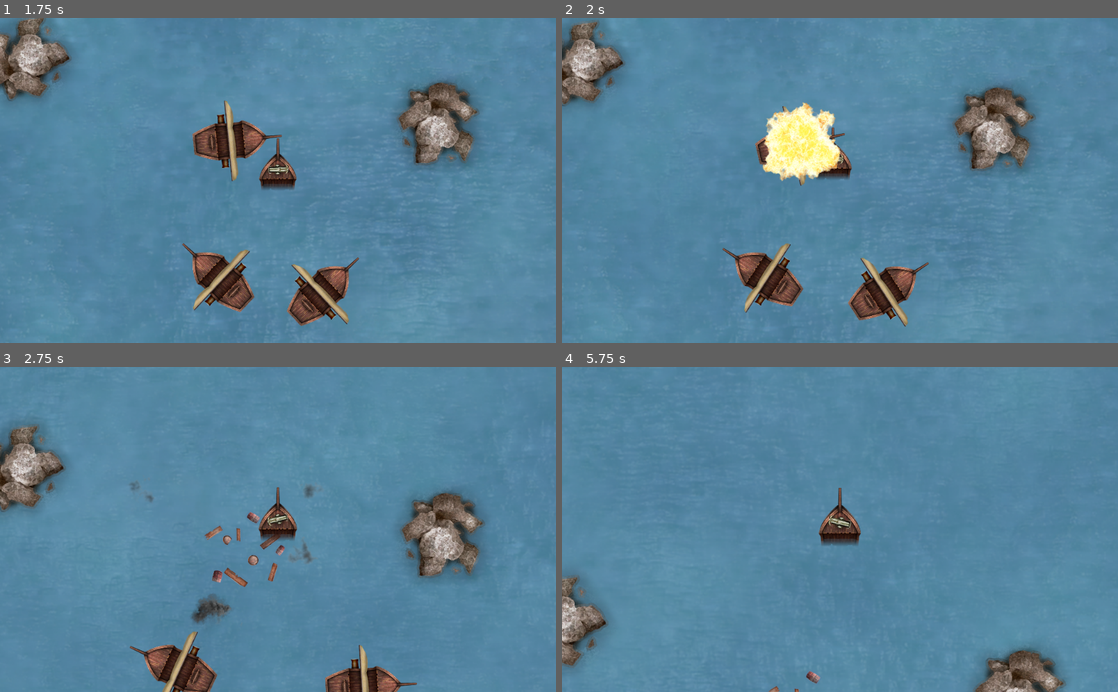
Above: before the commit, frames 1-4 (two rows, left to right).
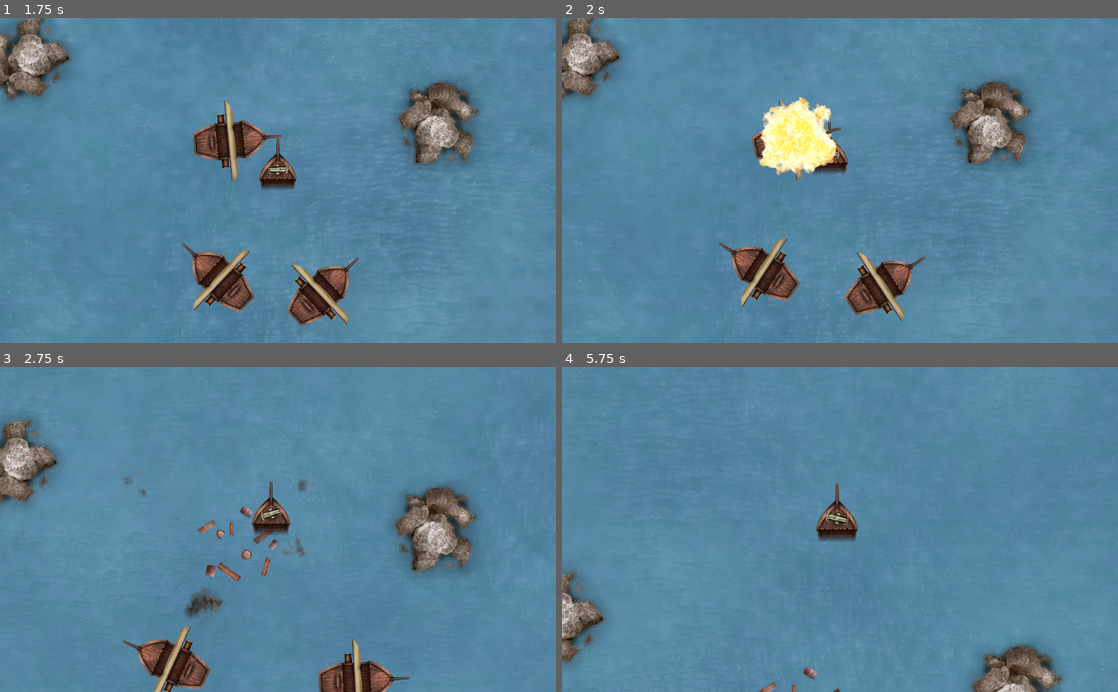
Above: after the commit, the same moments.

Repository: HedgeLizards/grappling
Game: Godot game, scene res://scenes/Menu.tscn
Same seed, same stepped clock (60 frames per second), same inputs: the game is played once before the commit and once after it. Sound files missing from this copy of the repository are replaced by a short silence.
Inputs (mouse positions are in pixels of both pictures, inside the frame that each line leads up to):
- Up to frame 1 (1.75 s): click "Yarrr!" at 0.5 s; move the mouse to (400, 164) at 1.27 s; hold D (right) from 1.28 s (still down); tap X (slow) at 1.35 s; click (400, 164) at 1.42 s
- Up to frame 2 (2 s): keep holding D (right)
- Up to frame 3 (2.75 s): move the mouse to (166, 545) at 2.02 s; release D (right) at 2.03 s; hold Down (down) from 2.03 s (still down); tap X (slow) at 2.1 s; click (166, 545) at 2.17 s
- Up to frame 4 (5.75 s): move the mouse to (895, 458) at 2.77 s; release Down (down) at 2.78 s; hold D (right) 2.78-3.53 s; tap X (slow) every 0.75 s from 2.85 to 5.1 s; click (895, 458) at 2.92 s; move the mouse to (812, 594) at 3.52 s; hold W (up) 3.53-4.28 s; click (812, 594) at 3.67 s; move the mouse to (1006, 578) at 4.27 s; hold A (left) from 4.28 s (still down); click (1006, 578) at 4.42 s; move the mouse to (673, 480) at 5.02 s; click (673, 480) at 5.17 s

Frame 1 is identical in both runs. In frame 2, 8.9% of the frame differs, in the area x 0-95%, y 0-99%; in frame 3, 9.5%, in the area x 0-88%, y 15-100%; in frame 4, 3.0%.

Commit message:
Add camera shake to bullet hits and scale the intensity with zoom level

Diff:
--- a/project.godot
+++ b/project.godot
@@ -10,7 +10,7 @@
 
 [application]
 
-config/name="Grapplinghook"
+config/name="Ship Happens"
 run/main_scene="res://scenes/Menu.tscn"
 
 [autoload]
--- a/scripts/Bullet.gd
+++ b/scripts/Bullet.gd
@@ -18,6 +18,7 @@
 func _on_Bullet_body_entered(body):
 	if body == player:
 		player.health -= DAMAGE
+		player.get_node("Camera2D").shake(20)
 		player.detach(self)
 		get_node("CannonImpact%d" % impact_sound).play()
 		impact_sound = 2 if impact_sound == 1 else 1
--- a/scripts/Camera2D.gd
+++ b/scripts/Camera2D.gd
@@ -1,23 +1,24 @@
 extends Camera2D
 
 const SHAKE_DURATION = 0.5
-const SHAKE_INTENSITY = 60
 const MIN_ZOOM = 1.4
 const MAX_ZOOM = 4.4
 const ZOOM_SPEED = 5
 
+var shake_intensity
 var duration = 0
 
 onready var target_zoom = zoom setget set_target_zoom
 
-func shake():
+func shake(intensity):
+	shake_intensity = intensity
 	duration = SHAKE_DURATION
 
 func _process(delta):
 	if duration > 0:
 		duration = max(duration - delta, 0)
 
-		offset = Vector2(randf(), randf()) * SHAKE_INTENSITY * (duration / SHAKE_DURATION)
+		offset = Vector2(randf(), randf()) * shake_intensity * (duration / SHAKE_DURATION) * zoom
 
 	zoom += (target_zoom - zoom).limit_length(ZOOM_SPEED * delta)
 
--- a/scripts/Ram.gd
+++ b/scripts/Ram.gd
@@ -5,6 +5,6 @@
 
 func _on_Ram_body_entered(body):
 	Stats.ships_destroyed += 1
-	get_parent().get_node("Camera2D").shake()
+	get_parent().get_node("Camera2D").shake(50)
 	get_parent().detach(body)
 	body.die()
